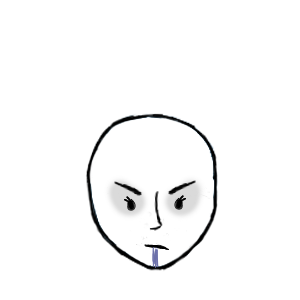
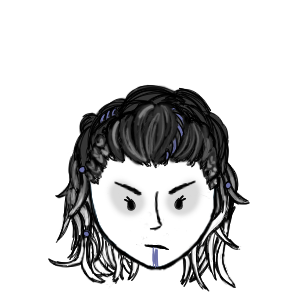
Comparing the layer stacks of the two 300 × 300 images. Changes:
added layer "Layer 7" above "face" over [82, 99, 222, 191]
added group "Group 1" with 3 layers over [48, 84, 250, 292]
added layer "Layer 10" in group "Group 1" over [78, 95, 232, 239]
added layer "Layer 8" in group "Group 1" over [48, 85, 250, 292]
added layer "Layer 9" in group "Group 1" over [48, 84, 250, 292]
